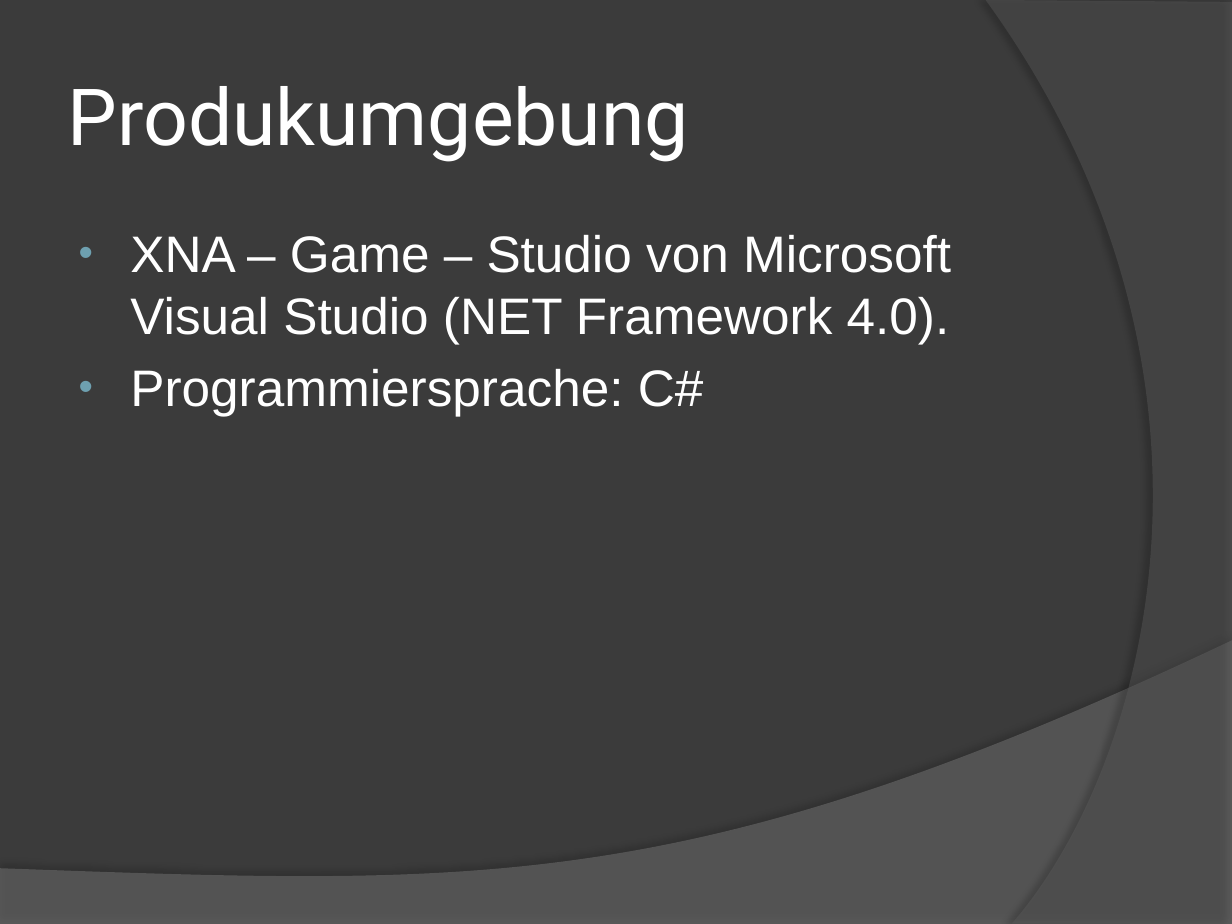
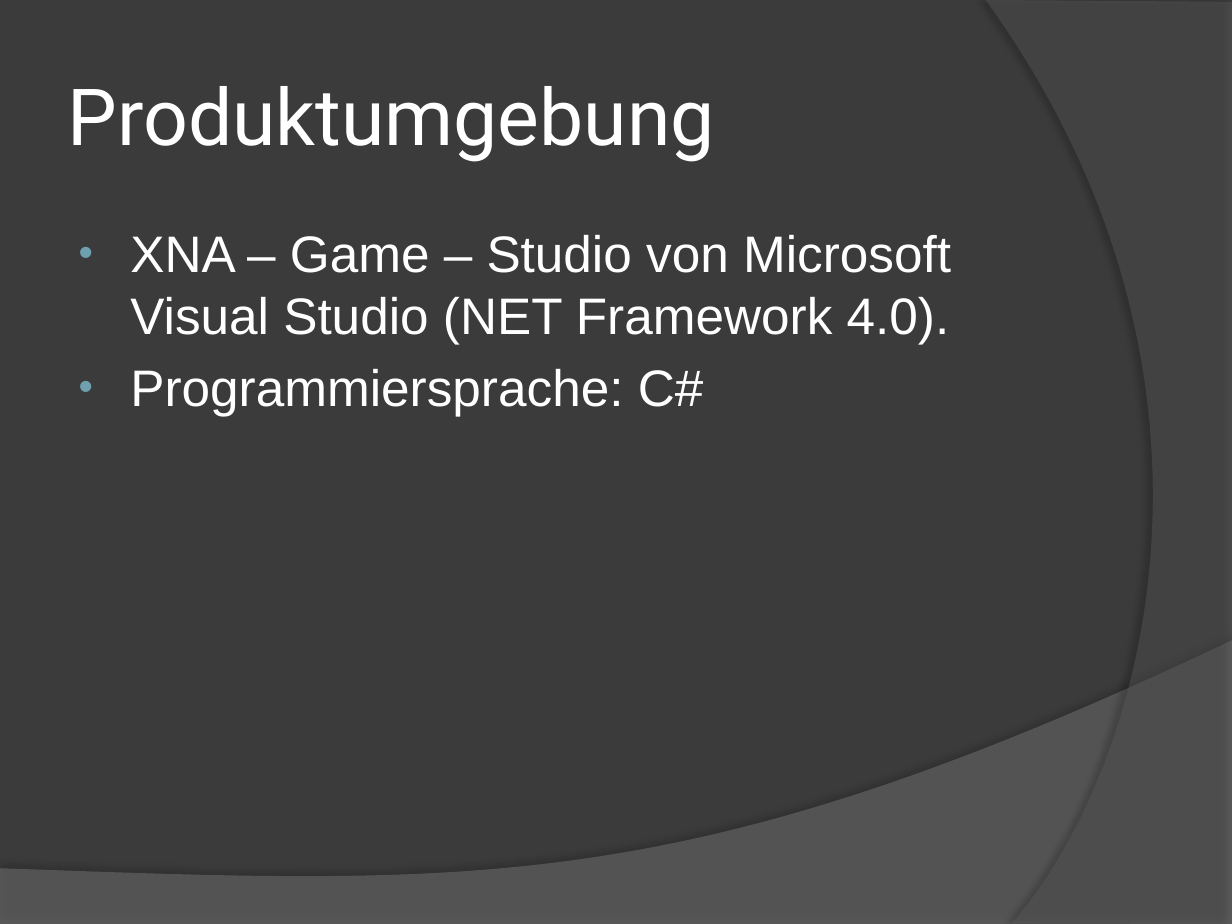
Before and after one commit to LukeSkywalker44/Jump_Run, a slide deck: slide 3 of Präsentation/Jump And Run.pptx (slide 5 before the commit). Drawn at 1232x924 pixels with LibreOffice and Linux fonts; fonts in the diff are those of the drawing. Boxes give left, top, right and bottom in pixels: in the first picture for what was removed or moved away, otherwise in the second. Text is boxed around its words. In the diff, an @@ line names an element or a change of style, - is before the commit and + after.

```diff
--- a/Präsentation/Jump And Run.pptx
+++ b/Präsentation/Jump And Run.pptx
@@ title at [68, 86, 715, 162]: text changed @@
-Produkumgebung
+Produktumgebung
```
Also in this commit, not shown: 1 other slide changed, 3 slides added, 1 slide removed, 4 other files.
